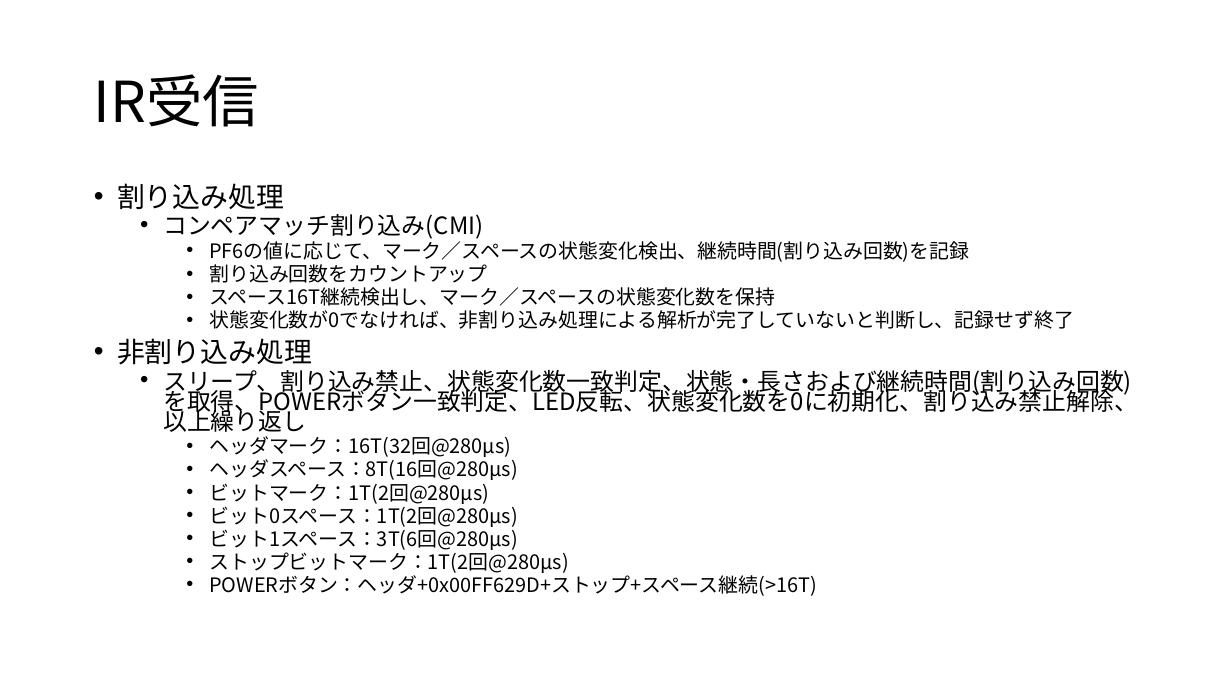
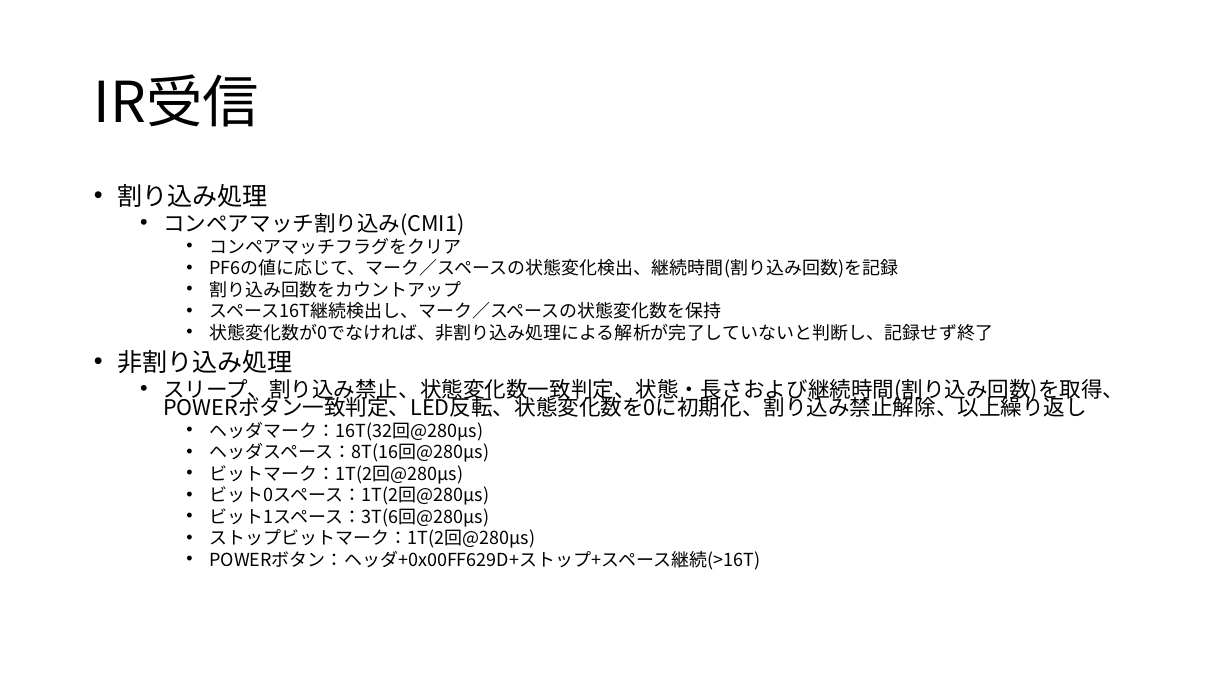
Before and after one commit to moku828/sh7262_an, a slide deck: slide 58 of SH7262アプリケーションノート.pptx (slide 53 before the commit). Drawn at 1232x693 pixels with LibreOffice and Linux fonts; fonts in the diff are those of the drawing. Boxes give left, top, right and bottom in pixels: in the first picture for what was removed or moved away, otherwise in the second. Text is boxed around its words. In the diff, an @@ line names an element or a change of style, - is before the commit and + after.

```diff
--- a/SH7262アプリケーションノート.pptx
+++ b/SH7262アプリケーションノート.pptx
@@ text at (117,184,1124,570): size 21.7 to 19.6 pt in "割り込み処理", "非割り込み処理"; size 15.5 to 14 pt in "PF6の値に応じて、マーク／スペースの状態変化検出、継続時間(割り込み回数)を記録", "割り込み回数をカウントアップ", "スペース16T継続検出し、マーク／スペースの状態変化数を保持", "状態変化数が0でなければ、非割り込み処理による解析が完了していないと判断し、記録せず終了" and 7 more places; size 18.6 to 16.8 pt in "スリープ、割り込み禁止、状態変化数一致判定、状態・長さおよび継続時間(割り込み回数)を取得、POWERボタン一致判定、L ..." @@
@@ text at (163,213,464,255): text changed; size 18.6 to 16.8 pt @@
-  • コンペアマッチ割り込み(CMI)
+  • コンペアマッチ割り込み(CMI1)
+    • コンペアマッチフラグをクリア
```
Also in this commit, not shown: 5 other slides changed, 6 slides added, 4 other files.
